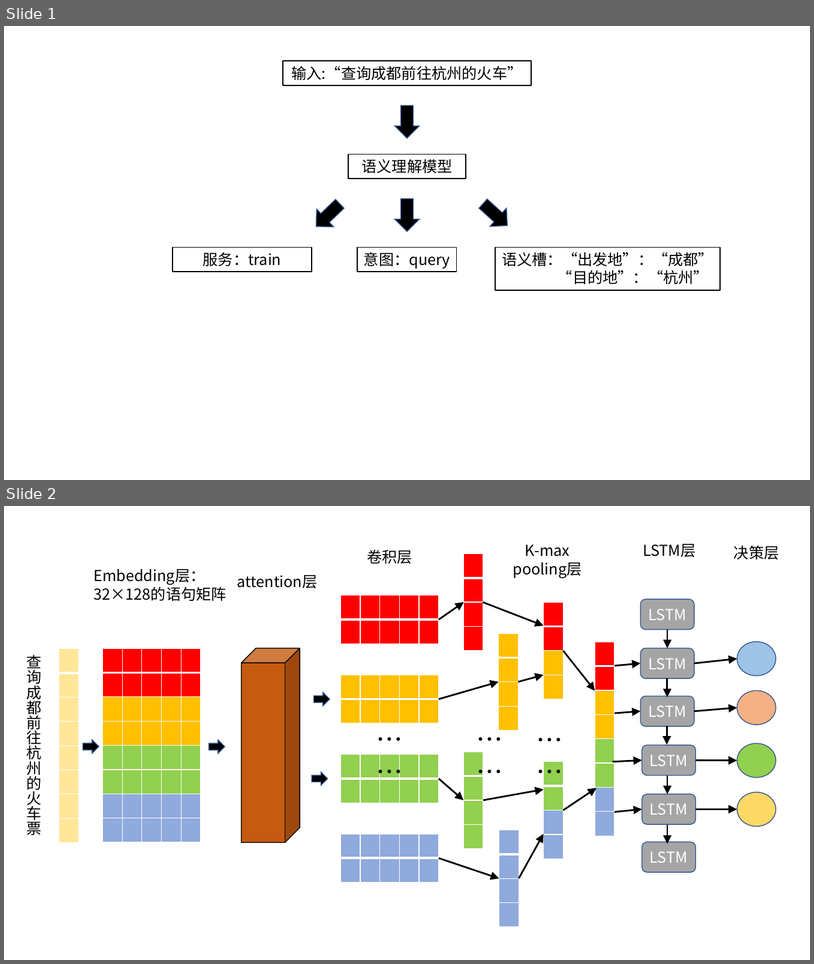
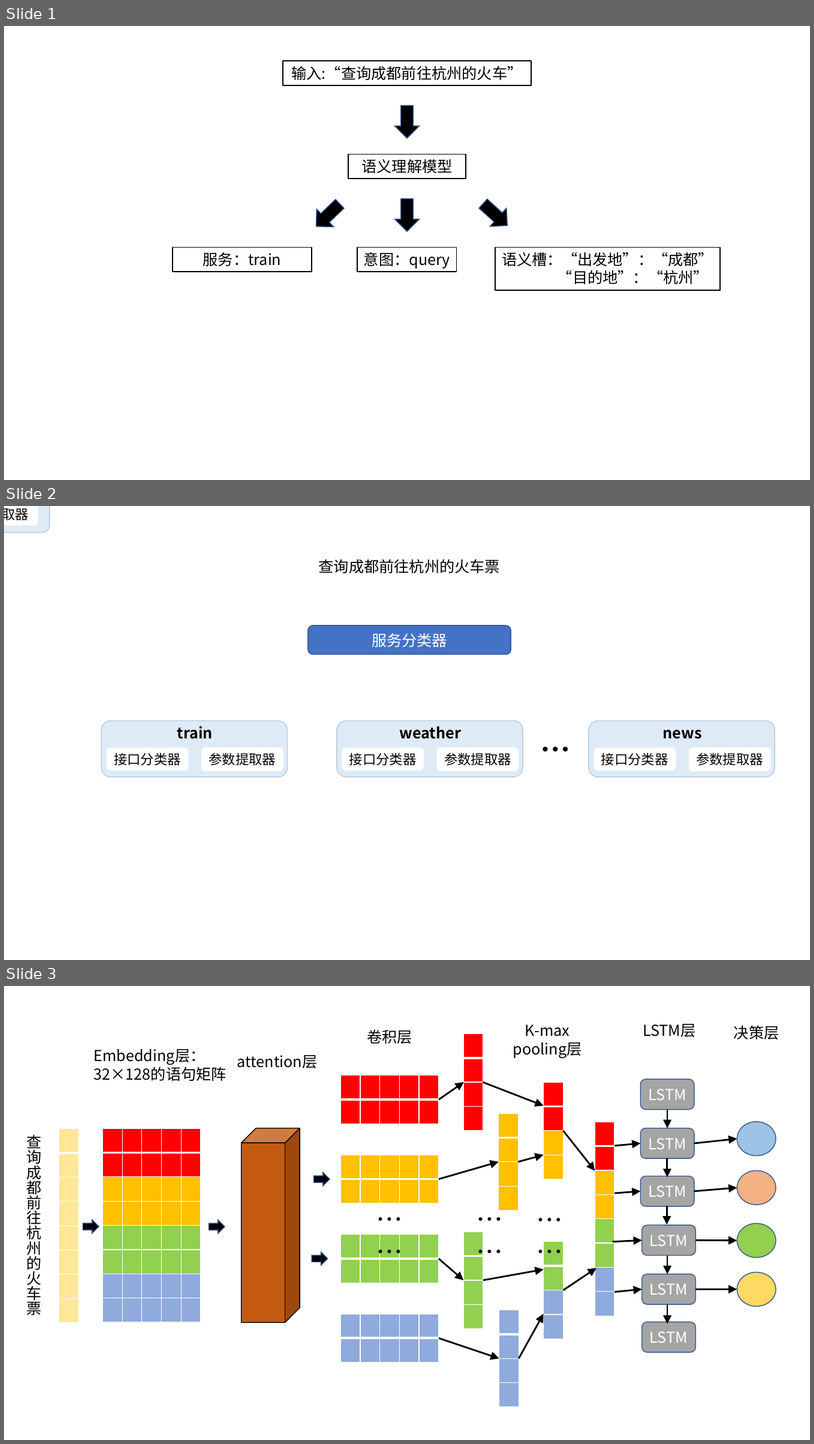
Before and after one commit to weixiao2333/zjuthesis-mphil, a slide deck: 论文图.pptx. Shown one above the other, each under a label of ours: slides 1 and 2 before the commit, slides 1, 2 and 3 after it. The pictures are 814x964 and 814x1444 pixels, drawn with LibreOffice and Linux fonts; fonts in the diff are those of the drawing. Boxes give left, top, right and bottom in pixels: in the first picture for what was removed or moved away, otherwise in the second. Text is boxed around its words. In the diff, an @@ line names an element or a change of style, - is before the commit and + after.

```diff
--- a/论文图.pptx
+++ b/论文图.pptx
@@ slide 2 added at (x1=4, y1=506, x2=810, y2=960), background #FFFFFF @@
@@ rounded rectangle added at (x1=4, y1=506, x2=50, y2=532), fill #DEEBF7, outline #B6CBDB 1 pt @@
@@ rounded rectangle added at (x1=4, y1=506, x2=38, y2=525), fill #FFFFFF, 16 pt, text #000000 @@
+参数提取器
@@ text added at (x1=319, y1=559, x2=500, y2=573), 18 pt, text #000000 @@
+查询成都前往杭州的火车票
@@ rounded rectangle added at (x1=308, y1=625, x2=512, y2=654), fill #4472C4, outline #325491 1 pt, 18 pt, text #FFFFFF @@
+服务分类器
@@ rounded rectangle added at (x1=101, y1=721, x2=288, y2=777), fill #DEEBF7, outline #B6CBDB 1 pt @@
@@ rounded rectangle added at (x1=338, y1=721, x2=524, y2=777), fill #DEEBF7, outline #B6CBDB 1 pt @@
@@ rounded rectangle added at (x1=589, y1=721, x2=776, y2=777), fill #DEEBF7, outline #B6CBDB 1 pt @@
@@ text added at (x1=177, y1=726, x2=213, y2=739), 18 pt, text #000000, bold @@
+train
@@ text added at (x1=400, y1=726, x2=462, y2=739), 18 pt, text #000000, bold @@
+weather
@@ text added at (x1=455, y1=735, x2=658, y2=764), 36 pt, text #000000, bold @@
+…
@@ text added at (x1=663, y1=729, x2=702, y2=739), 18 pt, text #000000, bold @@
+news
@@ rounded rectangle added at (x1=106, y1=748, x2=189, y2=771), fill #FFFFFF, 16 pt, text #000000 @@
+接口分类器
@@ rounded rectangle added at (x1=201, y1=747, x2=284, y2=772), fill #FFFFFF, 16 pt, text #000000 @@
+参数提取器
@@ rounded rectangle added at (x1=342, y1=748, x2=425, y2=771), fill #FFFFFF, 16 pt, text #000000 @@
+接口分类器
@@ rounded rectangle added at (x1=437, y1=747, x2=519, y2=772), fill #FFFFFF, 16 pt, text #000000 @@
+参数提取器
@@ rounded rectangle added at (x1=594, y1=748, x2=677, y2=771), fill #FFFFFF, 16 pt, text #000000 @@
+接口分类器
@@ rounded rectangle added at (x1=689, y1=747, x2=771, y2=772), fill #FFFFFF, 16 pt, text #000000 @@
+参数提取器
@@ what was slide 2 is now slide 3 @@
```
Also in this commit, not shown: 1 slide changed, 6 other files.
